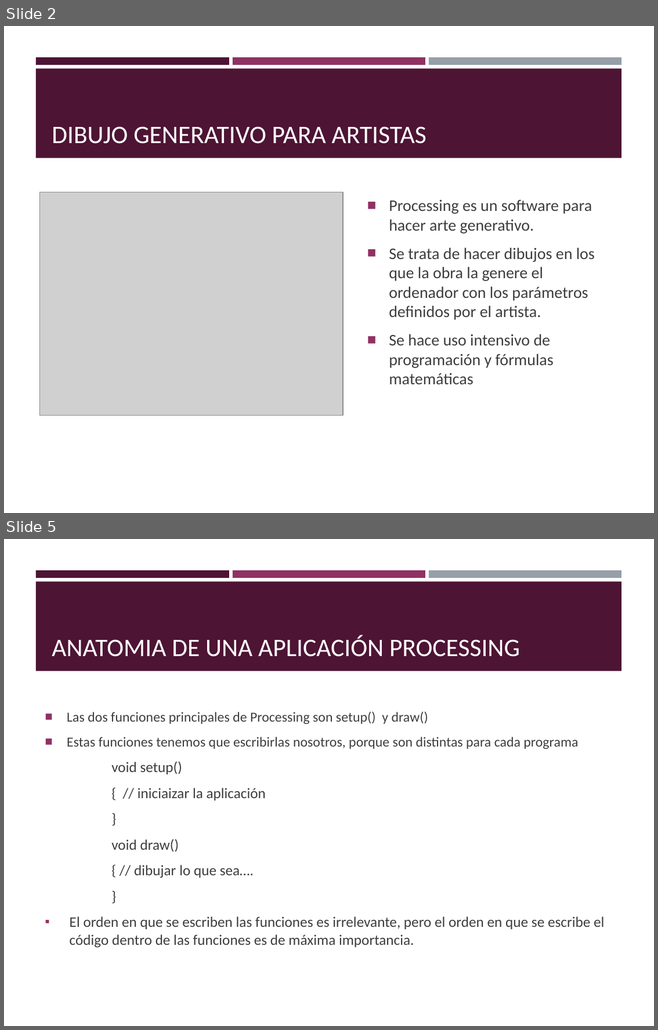
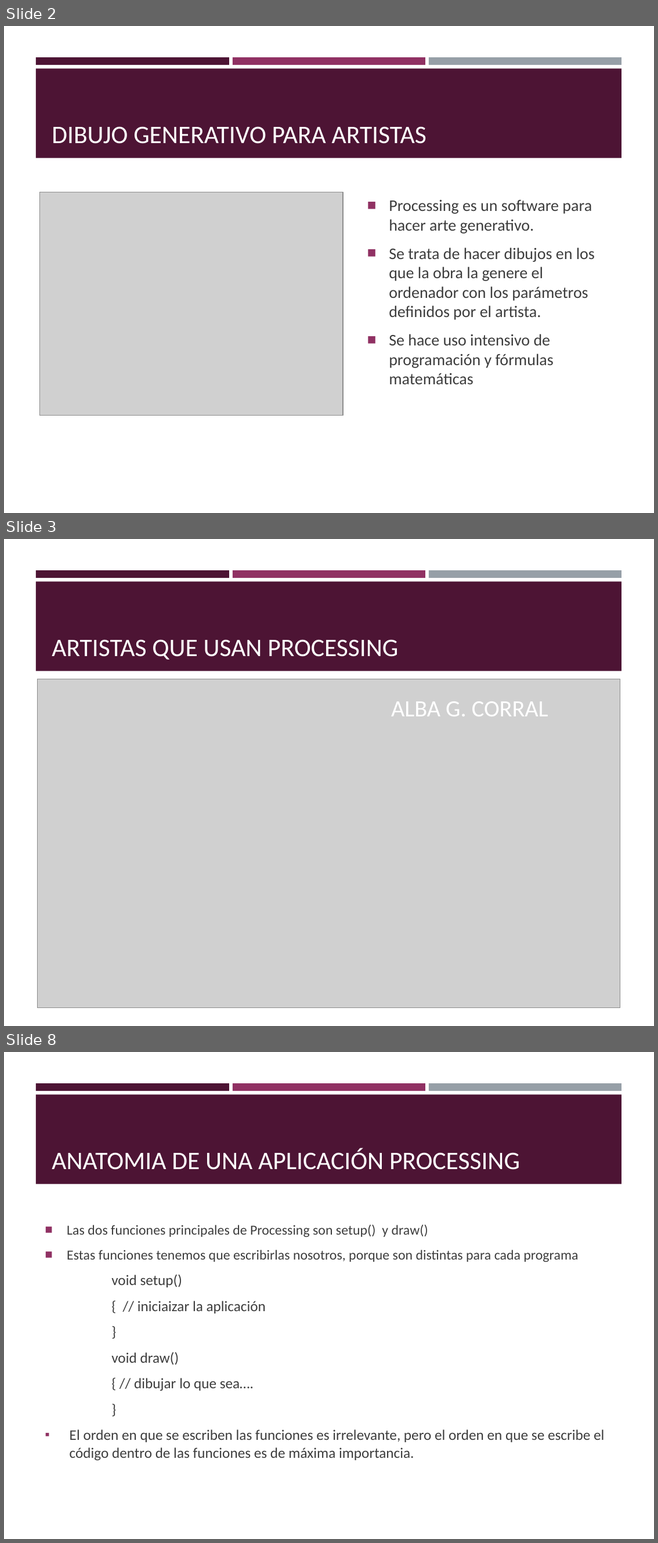
Before and after one commit to Avidabits/electroartistas, a slide deck: TallerProcessing/Introducción mínima a Processing.pptx. Shown one above the other, each under a label of ours: slides 2 and 5 before the commit, slides 2, 3 and 8 after it; the slides between them are not shown. The pictures are 658x1030 and 658x1543 pixels, drawn with LibreOffice and Linux fonts; fonts in the diff are those of the drawing; grey boxes stand for pictures. Boxes give left, top, right and bottom in pixels: in the first picture for what was removed or moved away, otherwise in the second. Text is boxed around its words. In the diff, an @@ line names an element or a change of style, - is before the commit and + after.

```diff
--- a/TallerProcessing/Introducción mínima a Processing.pptx
+++ b/TallerProcessing/Introducción mínima a Processing.pptx
@@ slide 3 added at [4, 539, 654, 1026], background #FFFFFF; not listed: 4 template elements that a slide beside it also shows @@
@@ title added at [52, 639, 398, 660], 28 pt, text #FFFFFF @@
+ARTISTAS QUE USAN PROCESSING
@@ picture added at [37, 679, 619, 1008] @@
@@ text added at [391, 701, 548, 716], 25.9 pt, text #FFFFFF @@
+ALBA G. CORRAL
@@ what was slide 5 is now slide 8 @@
```
Also in this commit, not shown: 9 slides changed, 4 other slides added, 4 other files.
